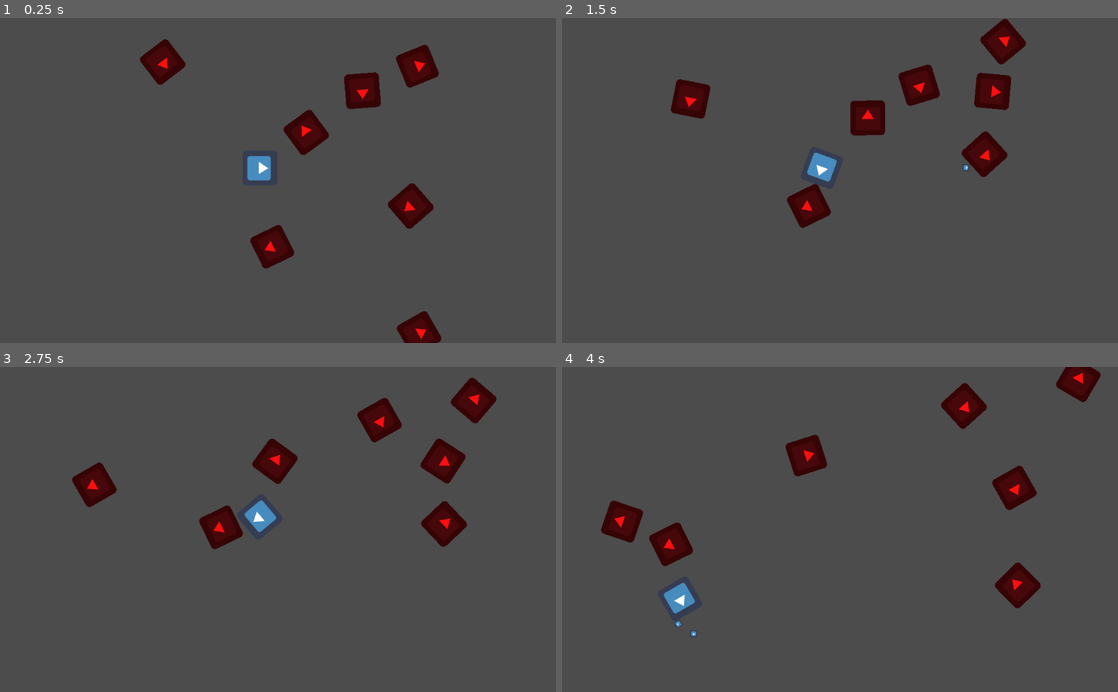
Above: before the commit, frames 1-4 (two rows, left to right).
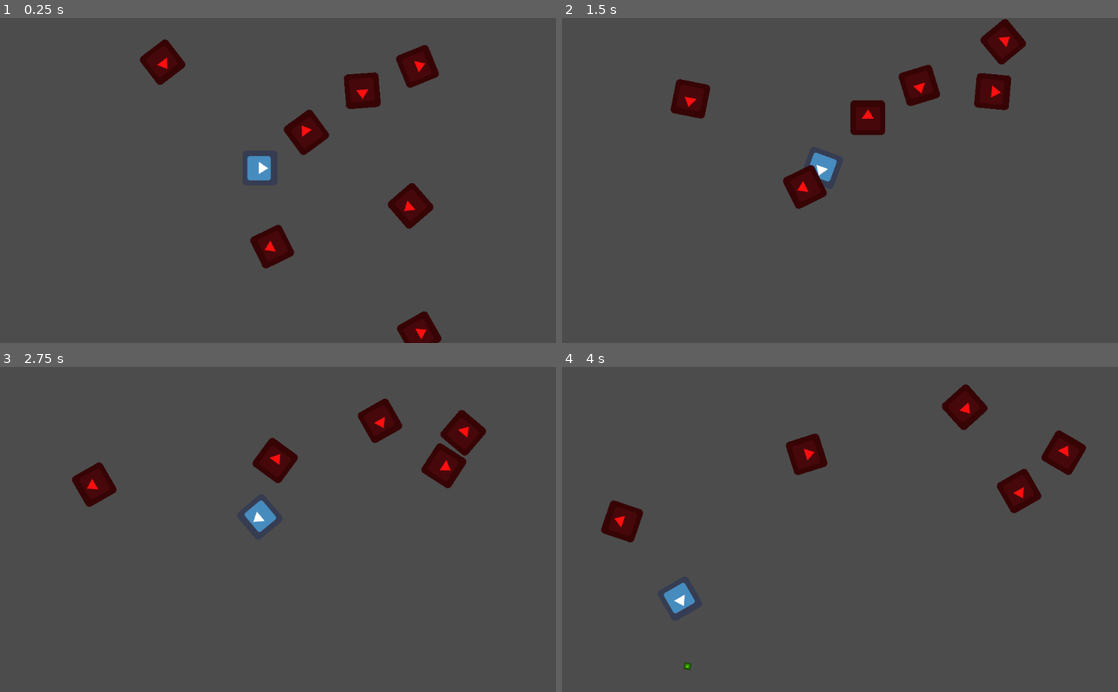
Above: after the commit, the same moments.

Repository: eugene-nguyen/NotAsteroids
Game: Godot game, scene res://World.tscn
The game is run twice, just before and just after one commit, with the same random seed, the same clock (stepped at 60 frames per second) and the same inputs. The engine's default icon, where the game draws it, is replaced by a stand-in: a white triangle on a blue panel in a dark square.
Inputs:
- Up to frame 1 (0.25 s): no input
- Up to frame 2 (1.5 s): tap Enter (ui_accept) at 0.5, 0.77 s; hold Right (ui_right) 0.53-1.28 s; hold Left (ui_left) from 1.28 s (still down)
- Up to frame 3 (2.75 s): tap Enter (ui_accept) at 1.52 s; release Left (ui_left) at 2.03 s; hold Right (ui_right) from 2.03 s (still down)
- Up to frame 4 (4 s): release Right (ui_right) at 2.78 s; hold Up (ui_up) 2.78-3.53 s; tap Enter (ui_accept) at 3.02, 3.77 s; hold Left (ui_left) from 3.53 s (still down)

The runs differ from the first frame. In frame 1, less than 0.1% of the frame differs, in the area x 25-79%, y 6-100%; in frame 2, 1.6%; in frame 3, 3.0%; in frame 4, 3.2%, in the area x 7-97%, y 0-94%.

Commit message:
added BULLETS KILLING FUNCTIONALITY

Diff:
--- a/Bullet.gd
+++ b/Bullet.gd
@@ -10,11 +10,9 @@
 
 func _physics_process(delta):
 	var collision = move_and_collide(velocity * delta)
-	if collision:
-		print(collision.collider.name)
-		if collision.collider.get_node("Enemy"):
-			hide()
-			queue_free()
 
 func _on_VisibilityNotifier2D_screen_exited():
 	queue_free()
+
+func _on_EnemyDetector_area_entered(area):
+	queue_free()
--- a/Bullet.tscn
+++ b/Bullet.tscn
@@ -1,17 +1,38 @@
-[gd_scene load_steps=3 format=2]
+[gd_scene load_steps=4 format=2]
 
 [ext_resource path="res://Bullet.gd" type="Script" id=1]
 [ext_resource path="res://icon.png" type="Texture" id=2]
 
+[sub_resource type="RectangleShape2D" id=1]
+extents = Vector2( 7.25761, 7.19195 )
+
 [node name="Bullet" type="KinematicBody2D"]
-collision_layer = 2
-collision_mask = 4
+collision_layer = 4
+collision_mask = 0
 script = ExtResource( 1 )
 
 [node name="Sprite" type="Sprite" parent="."]
+modulate = Color( 0.737255, 1, 0, 1 )
+self_modulate = Color( 0.737255, 1, 0, 1 )
 rotation = 1.5708
 scale = Vector2( 0.2, 0.2 )
+z_index = 1
 texture = ExtResource( 2 )
 
 [node name="CollisionPolygon2D" type="CollisionPolygon2D" parent="."]
 polygon = PoolVector2Array( -5.18402, -6.36417, 5.28322, -6.36417, 6.42869, -5.33719, 6.38919, 5.01155, 5.55971, 6.11752, -5.26302, 6.23602, -6.1715, 5.36704, -6.21099, -5.33719 )
+
+[node name="VisibilityEnabler2D" type="VisibilityEnabler2D" parent="."]
+position = Vector2( 0.134617, -0.0576767 )
+scale = Vector2( 0.995513, 0.986538 )
+rect = Rect2( -6, -6, 12, 12 )
+process_parent = true
+physics_process_parent = true
+
+[node name="EnemyDetector" type="Area2D" parent="."]
+collision_layer = 4
+collision_mask = 2
+
+[node name="CollisionShape2D" type="CollisionShape2D" parent="EnemyDetector"]
+shape = SubResource( 1 )
+[connection signal="area_entered" from="EnemyDetector" to="." method="_on_EnemyDetector_area_entered"]
--- a/Enemy.gd
+++ b/Enemy.gd
@@ -17,11 +17,7 @@
 func _physics_process(delta):
 	var collision = move_and_collide(velocity * delta)
 	if collision:
-		print(collision.collider.name)
-		if collision.collider.name == "Player":
-			pass
-		else:
-			velocity = velocity.bounce(collision.normal)
+		velocity = velocity.bounce(collision.normal)
 
 func _ready():
 	screen_size = get_viewport_rect().size
@@ -31,3 +27,10 @@
 	rotation_degrees += turn_speed * delta
 	position.x = wrapf(position.x, -screen_buffer, screen_size.x + screen_buffer)
 	position.y = wrapf(position.y, -screen_buffer, screen_size.y + screen_buffer)
+
+func _on_EnemyDetector_body_shape_entered(body_id, body, body_shape, area_shape):
+	print("enemies touched! ew!")
+	#velocity = velocity.bounce()
+
+func _on_BulletDetector_area_entered(area):
+	queue_free()
--- a/Enemy.tscn
+++ b/Enemy.tscn
@@ -1,17 +1,38 @@
-[gd_scene load_steps=3 format=2]
+[gd_scene load_steps=5 format=2]
 
 [ext_resource path="res://icon.png" type="Texture" id=1]
 [ext_resource path="res://Enemy.gd" type="Script" id=2]
 
+[sub_resource type="RectangleShape2D" id=2]
+extents = Vector2( 31.5223, 31.8424 )
+
+[sub_resource type="RectangleShape2D" id=1]
+extents = Vector2( 31.9742, 32.0683 )
+
 [node name="Enemy" type="KinematicBody2D"]
-collision_layer = 4
-collision_mask = 7
+collision_layer = 2
+collision_mask = 2
 script = ExtResource( 2 )
 
 [node name="Sprite" type="Sprite" parent="."]
 modulate = Color( 1, 0.0588235, 0.0588235, 1 )
-position = Vector2( -0.350845, 0.000213623 )
 texture = ExtResource( 1 )
 
-[node name="CollisionPolygon2D" type="CollisionPolygon2D" parent="."]
-polygon = PoolVector2Array( -26.8017, -31.8298, 27.0119, -31.5524, 31.4501, -27.3916, 32.0049, 25.5899, 27.2893, 30.8603, -27.3565, 31.1376, -32.0721, 26.6994, -32.0721, -26.0046 )
+[node name="CollisionShape2D" type="CollisionShape2D" parent="."]
+shape = SubResource( 2 )
+
+[node name="PlayerDetector" type="Area2D" parent="."]
+collision_layer = 0
+
+[node name="CollisionShape2D" type="CollisionShape2D" parent="PlayerDetector"]
+visible = false
+shape = SubResource( 1 )
+
+[node name="BulletDetector" type="Area2D" parent="."]
+collision_layer = 2
+collision_mask = 4
+
+[node name="CollisionShape2D" type="CollisionShape2D" parent="BulletDetector"]
+visible = false
+shape = SubResource( 1 )
+[connection signal="area_entered" from="BulletDetector" to="." method="_on_BulletDetector_area_entered"]
--- a/World.tscn
+++ b/World.tscn
@@ -9,7 +9,7 @@
 
 [node name="Player" type="KinematicBody2D" parent="."]
 position = Vector2( 478.622, 276.808 )
-collision_mask = 3
+collision_mask = 0
 script = ExtResource( 2 )
 turn_speed = 200
 move_speed = 400
--- a/project.godot
+++ b/project.godot
@@ -22,8 +22,12 @@
 [layer_names]
 
 2d_render/layer_1="player"
+2d_physics/layer_1="player"
 2d_render/layer_2="enemies"
+2d_physics/layer_2="enemy"
 2d_render/layer_3="bullets"
+2d_physics/layer_3="player_bullets"
+2d_physics/layer_4="enemy_bullets"
 
 [rendering]
 
